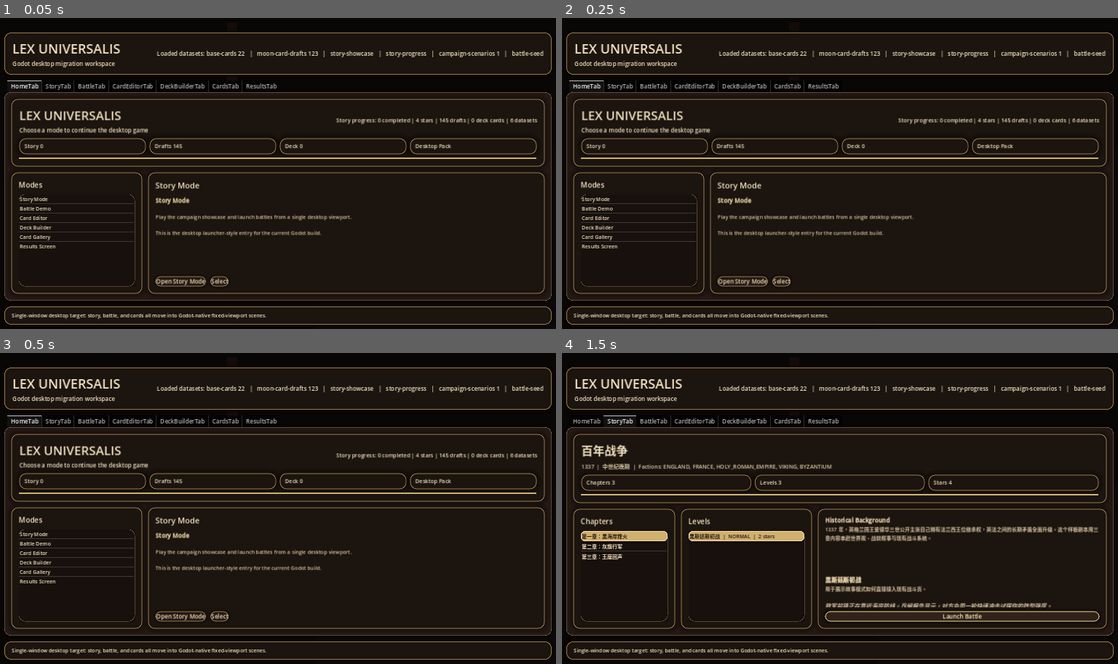
Above: before the commit, frames 1-4 (two rows, left to right).
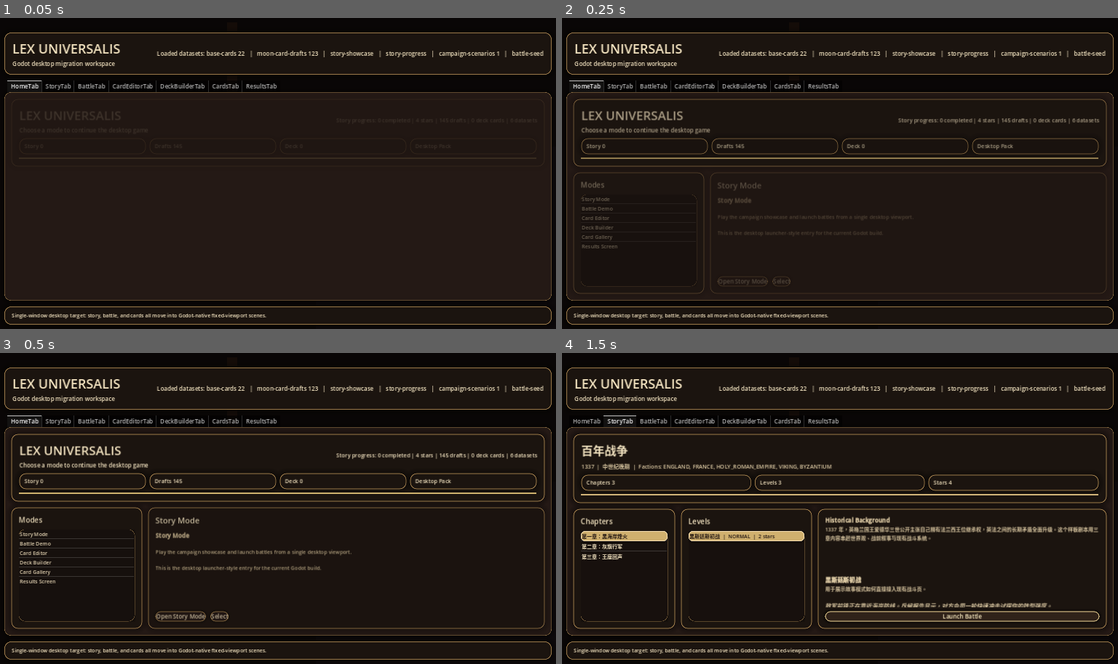
Above: after the commit, the same moments.

Repository: emptyinkpot/Lex-Universalis
Game: Godot game, scene res://scenes/Main.tscn
The game is run twice, just before and just after one commit, with the same random seed, the same clock (stepped at 60 frames per second) and the same inputs.
Inputs:
- Up to frame 1 (0.05 s): no input
- Up to frame 2 (0.25 s): no input
- Up to frame 3 (0.5 s): no input
- Up to frame 4 (1.5 s): click "Open Story Mode" at 0.5 s; click "Launch Battle" at 1.25 s

The runs differ from the first frame. In frame 1, 6.3% of the frame differs, in the area x 1-99%, y 25-89%; in frame 2, 4.1%; in frame 3, 0.3%; in frame 4, nothing differs.

Commit message:
feat: polish final desktop ui and card motion

Diff:
--- a/godot/scripts/battle_result_scene.gd
+++ b/godot/scripts/battle_result_scene.gd
@@ -11,9 +11,14 @@
 @onready var summary_label: RichTextLabel = get_node("Padding/Root/Body/LeftPanel/Padding/Summary")
 @onready var rewards_label: RichTextLabel = get_node("Padding/Root/Body/RightPanel/Padding/Rewards")
 @onready var button: Button = get_node("Padding/Root/Footer/ReturnButton")
+@onready var hero_panel: PanelContainer = get_node("Padding/Root/Hero")
+@onready var left_panel: PanelContainer = get_node("Padding/Root/Body/LeftPanel")
+@onready var right_panel: PanelContainer = get_node("Padding/Root/Body/RightPanel")
+@onready var footer_row: HBoxContainer = get_node("Padding/Root/Footer")
 
 func _ready() -> void:
 	button.pressed.connect(func() -> void: return_to_story.emit())
+	_play_intro()
 
 func setup_result(result_data: Dictionary) -> void:
 	var won := bool(result_data.get("won", false))
@@ -43,3 +48,23 @@
 		"\n".join(reward_lines) if not reward_lines.is_empty() else "- None",
 		", ".join(result_data.get("enemyDeck", [])),
 	]
+
+func _play_intro() -> void:
+	hero_panel.modulate = Color(1, 1, 1, 0)
+	hero_panel.scale = Vector2(0.985, 0.985)
+	left_panel.modulate = Color(1, 1, 1, 0)
+	left_panel.scale = Vector2(0.96, 0.96)
+	right_panel.modulate = Color(1, 1, 1, 0)
+	right_panel.scale = Vector2(0.96, 0.96)
+	footer_row.modulate = Color(1, 1, 1, 0)
+	footer_row.scale = Vector2(0.98, 0.98)
+	var tween := create_tween()
+	tween.set_parallel(true)
+	tween.tween_property(hero_panel, "modulate", Color(1, 1, 1, 1), 0.36)
+	tween.tween_property(hero_panel, "scale", Vector2.ONE, 0.4)
+	tween.tween_property(left_panel, "modulate", Color(1, 1, 1, 1), 0.44).set_delay(0.08)
+	tween.tween_property(left_panel, "scale", Vector2.ONE, 0.44).set_delay(0.08)
+	tween.tween_property(right_panel, "modulate", Color(1, 1, 1, 1), 0.48).set_delay(0.12)
+	tween.tween_property(right_panel, "scale", Vector2.ONE, 0.48).set_delay(0.12)
+	tween.tween_property(footer_row, "modulate", Color(1, 1, 1, 1), 0.34).set_delay(0.18)
+	tween.tween_property(footer_row, "scale", Vector2.ONE, 0.34).set_delay(0.18)
--- a/godot/scripts/battle_scene.gd
+++ b/godot/scripts/battle_scene.gd
@@ -47,6 +47,11 @@
 @onready var pile_label: Label = get_node("Root/BottomDock/DockPadding/DockBody/PileLabel")
 @onready var end_turn_button: Button = get_node("Root/BottomDock/DockPadding/DockBody/ActionRow/EndTurnButton")
 @onready var overlay_layer: Control = get_node("Overlay")
+@onready var top_bar: PanelContainer = get_node("Root/TopBar")
+@onready var hud_strip: HBoxContainer = get_node("Root/HUDStrip")
+@onready var battlefield_panel: PanelContainer = get_node("Root/Stage/Battlefield")
+@onready var side_rail: VBoxContainer = get_node("Root/Stage/SideRail")
+@onready var bottom_dock: PanelContainer = get_node("Root/BottomDock")
 
 func _ready() -> void:
 	data_loader = DATA_LOADER.new()
@@ -56,6 +61,7 @@
 	rules_label.text = "[b]Battle Rules[/b]\n- Click or drag a hand card to arm it.\n- Release over an enemy slot to resolve damage.\n- Counter slots reduce incoming damage once.\n- After playing a card, it moves to discard and a new card is drawn."
 	end_turn_button.pressed.connect(_on_end_turn_pressed)
 	_reset_battle_state()
+	_play_intro()
 
 func start_level(level_data: Dictionary) -> void:
 	active_level = level_data.duplicate(true)
@@ -100,6 +106,30 @@
 	hand_chip.text = "Hand %d | Draw %d" % [hand_cards.size(), draw_pile.size()]
 	board_chip.text = "Board %d v %d" % [live_player_units, live_enemy_units]
 	order_chip.text = "Order %s" % _build_selection_label()
+
+func _play_intro() -> void:
+	top_bar.modulate = Color(1, 1, 1, 0)
+	top_bar.scale = Vector2(0.99, 0.99)
+	hud_strip.modulate = Color(1, 1, 1, 0)
+	hud_strip.scale = Vector2(0.98, 0.98)
+	battlefield_panel.modulate = Color(1, 1, 1, 0)
+	battlefield_panel.scale = Vector2(0.98, 0.98)
+	side_rail.modulate = Color(1, 1, 1, 0)
+	side_rail.scale = Vector2(0.98, 0.98)
+	bottom_dock.modulate = Color(1, 1, 1, 0)
+	bottom_dock.scale = Vector2(0.98, 0.98)
+	var tween := create_tween()
+	tween.set_parallel(true)
+	tween.tween_property(top_bar, "modulate", Color(1, 1, 1, 1), 0.3)
+	tween.tween_property(top_bar, "scale", Vector2.ONE, 0.34)
+	tween.tween_property(hud_strip, "modulate", Color(1, 1, 1, 1), 0.34).set_delay(0.05)
+	tween.tween_property(hud_strip, "scale", Vector2.ONE, 0.34).set_delay(0.05)
+	tween.tween_property(battlefield_panel, "modulate", Color(1, 1, 1, 1), 0.38).set_delay(0.1)
+	tween.tween_property(battlefield_panel, "scale", Vector2.ONE, 0.38).set_delay(0.1)
+	tween.tween_property(side_rail, "modulate", Color(1, 1, 1, 1), 0.4).set_delay(0.14)
+	tween.tween_property(side_rail, "scale", Vector2.ONE, 0.4).set_delay(0.14)
+	tween.tween_property(bottom_dock, "modulate", Color(1, 1, 1, 1), 0.44).set_delay(0.18)
+	tween.tween_property(bottom_dock, "scale", Vector2.ONE, 0.44).set_delay(0.18)
 
 func _render_slots() -> void:
 	rendered_slot_nodes.clear()
--- a/godot/scripts/card_node.gd
+++ b/godot/scripts/card_node.gd
@@ -9,12 +9,18 @@
 var is_selected := false
 var is_dragging := false
 var base_position := Vector2.ZERO
+var hover_target_position := Vector2.ZERO
+var hover_target_scale := Vector2.ONE
+var hover_target_rotation := 0.0
+var hover_target_modulate := Color.WHITE
 
 func _ready() -> void:
 	mouse_entered.connect(_on_mouse_entered)
 	mouse_exited.connect(_on_mouse_exited)
 	gui_input.connect(_on_gui_input)
 	pivot_offset = size * 0.5
+	set_process(true)
+	position = base_position
 
 func setup(card: Dictionary) -> void:
 	card_data = card.duplicate(true)
@@ -29,6 +35,7 @@
 	var faction := str(card.get("faction", "NEUTRAL"))
 	var card_type := str(card.get("type", "CARD"))
 	var rarity := str(card.get("rarity", "BASE"))
+	var accent := _get_accent_color(card_type, faction, rarity)
 
 	title_label.text = str(card.get("name", "Unknown Card"))
 	meta_label.text = "%s  |  %s" % [faction, rarity]
@@ -47,17 +54,38 @@
 		stats.append("HP %s" % str(card.get("health")))
 	stat_label.text = "   ".join(stats)
 	tag_label.text = "%s CARD" % card_type
+	title_label.add_theme_color_override("font_color", Color("fff4d6"))
+	meta_label.add_theme_color_override("font_color", accent.lightened(0.2))
+	type_label.add_theme_color_override("font_color", accent)
+	stat_label.add_theme_color_override("font_color", accent.lightened(0.35))
+	tag_label.add_theme_color_override("font_color", Color("f4d9a2"))
+	art_label.add_theme_color_override("font_color", Color("fff2ca"))
 
 	add_theme_stylebox_override("panel", _build_style(card_type, faction))
+	var frame: PanelContainer = get_node("Frame")
+	var frame_style: StyleBox = frame.get_theme_stylebox("panel")
+	if frame_style is StyleBoxFlat:
+		var tuned := frame_style.duplicate() as StyleBoxFlat
+		tuned.border_color = accent
+		frame.add_theme_stylebox_override("panel", tuned)
 	_apply_selected_state(false)
+	hover_target_position = base_position
+	hover_target_scale = Vector2.ONE
+	hover_target_rotation = 0.0
+	hover_target_modulate = Color.WHITE
 
 func set_selected(value: bool) -> void:
 	is_selected = value
 	_apply_selected_state(value)
+	if not is_dragging:
+		hover_target_position = base_position + Vector2(0, -20 if value else 0)
+		hover_target_scale = Vector2.ONE * (1.04 if value else 1.0)
+		hover_target_rotation = 0.0
+		hover_target_modulate = Color(1, 1, 1, 1.0)
 
 func _apply_selected_state(value: bool) -> void:
 	var frame: PanelContainer = get_node("Frame")
-	var style := frame.get_theme_stylebox("panel")
+	var style: StyleBox = frame.get_theme_stylebox("panel")
 	if style is StyleBoxFlat:
 		var duplicated := style.duplicate() as StyleBoxFlat
 		duplicated.shadow_size = 24 if value else 12
@@ -80,20 +108,64 @@
 			is_dragging = false
 	elif event is InputEventMouseMotion and is_dragging:
 		drag_moved.emit(card_data, get_global_mouse_position())
+	elif event is InputEventMouseMotion:
+		_update_hover_tilt(event.position)
 
 func _on_mouse_entered() -> void:
 	var target_position := base_position + Vector2(0, -18 if not is_selected else -28)
-	_animate_to(target_position, Vector2.ONE * (1.03 if not is_selected else 1.05), 0.12)
+	hover_target_position = target_position
+	hover_target_scale = Vector2.ONE * (1.03 if not is_selected else 1.05)
+	hover_target_rotation = rotation
+	hover_target_modulate = Color(1, 1, 1, 1.0)
 
 func _on_mouse_exited() -> void:
-	var target_position := base_position + Vector2(0, -20 if is_selected else 0)
-	_animate_to(target_position, Vector2.ONE, 0.12)
+	hover_target_position = base_position + Vector2(0, -20 if is_selected else 0)
+	hover_target_scale = Vector2.ONE * (1.04 if is_selected else 1.0)
+	hover_target_rotation = 0.0
+	hover_target_modulate = Color(1, 1, 1, 1.0)
 
 func _animate_to(target_position: Vector2, target_scale: Vector2, duration: float) -> void:
 	var tween := create_tween()
 	tween.set_parallel(true)
 	tween.tween_property(self, "position", target_position, duration)
 	tween.tween_property(self, "scale", target_scale, duration)
+
+func _process(delta: float) -> void:
+	if is_dragging:
+		return
+	position = position.lerp(hover_target_position, minf(1.0, delta * 12.0))
+	scale = scale.lerp(hover_target_scale, minf(1.0, delta * 12.0))
+	rotation = lerpf(rotation, hover_target_rotation, minf(1.0, delta * 10.0))
+	modulate = modulate.lerp(hover_target_modulate, minf(1.0, delta * 12.0))
+
+func _update_hover_tilt(mouse_position: Vector2) -> void:
+	var center: Vector2 = size * 0.5
+	if center == Vector2.ZERO:
+		return
+	var normalized_x: float = clampf((mouse_position.x - center.x) / maxf(1.0, size.x * 0.5), -1.0, 1.0)
+	hover_target_rotation = normalized_x * 0.07
+
+func _get_accent_color(card_type: String, faction: String, rarity: String) -> Color:
+	var color := Color("d2b27d")
+	if card_type == "TACTIC":
+		color = Color("78d2c5")
+	elif card_type == "BUILDING":
+		color = Color("d7a466")
+	elif card_type == "UNIT":
+		color = Color("e7c56e")
+	if rarity == "RARE":
+		color = color.lightened(0.15)
+	elif rarity == "EPIC":
+		color = Color("d3a6ff")
+	if faction == "FRANCE":
+		color = Color("7ea3ff")
+	elif faction == "ENGLAND":
+		color = Color("e48d6f")
+	elif faction == "VIKING":
+		color = Color("86c9e8")
+	elif faction == "BYZANTIUM":
+		color = Color("b997ff")
+	return color
 
 func _build_style(card_type: String, faction: String) -> StyleBoxFlat:
 	var style := StyleBoxFlat.new()
--- a/godot/scripts/home_scene.gd
+++ b/godot/scripts/home_scene.gd
@@ -12,6 +12,9 @@
 @onready var editor_chip: Label = get_node("Padding/Root/Hero/HeroPadding/HeroStack/InfoStrip/EditorChip/Padding/Label")
 @onready var deck_chip: Label = get_node("Padding/Root/Hero/HeroPadding/HeroStack/InfoStrip/DeckChip/Padding/Label")
 @onready var build_chip: Label = get_node("Padding/Root/Hero/HeroPadding/HeroStack/InfoStrip/BuildChip/Padding/Label")
+@onready var hero_panel: PanelContainer = get_node("Padding/Root/Hero")
+@onready var mode_panel: PanelContainer = get_node("Padding/Root/Content/ModePanel")
+@onready var detail_panel: PanelContainer = get_node("Padding/Root/Content/DetailPanel")
 
 var data_loader: RefCounted
 var story_progress: Dictionary = {}
@@ -60,6 +63,7 @@
 	refresh_home()
 	_populate_modes()
 	_select_mode(0)
+	_play_intro()
 
 func refresh_home() -> void:
 	story_progress = data_loader.load_story_progress()
@@ -104,3 +108,19 @@
 
 func _on_secondary_pressed() -> void:
 	open_page.emit(selected_mode_id)
+
+func _play_intro() -> void:
+	hero_panel.modulate = Color(1, 1, 1, 0)
+	hero_panel.scale = Vector2(0.985, 0.985)
+	mode_panel.modulate = Color(1, 1, 1, 0)
+	mode_panel.scale = Vector2(0.96, 0.96)
+	detail_panel.modulate = Color(1, 1, 1, 0)
+	detail_panel.scale = Vector2(0.96, 0.96)
+	var tween := create_tween()
+	tween.set_parallel(true)
+	tween.tween_property(hero_panel, "modulate", Color(1, 1, 1, 1), 0.38)
+	tween.tween_property(hero_panel, "scale", Vector2.ONE, 0.42)
+	tween.tween_property(mode_panel, "modulate", Color(1, 1, 1, 1), 0.46).set_delay(0.08)
+	tween.tween_property(mode_panel, "scale", Vector2.ONE, 0.46).set_delay(0.08)
+	tween.tween_property(detail_panel, "modulate", Color(1, 1, 1, 1), 0.5).set_delay(0.12)
+	tween.tween_property(detail_panel, "scale", Vector2.ONE, 0.5).set_delay(0.12)
--- a/godot/scripts/story_mode_scene.gd
+++ b/godot/scripts/story_mode_scene.gd
@@ -21,6 +21,10 @@
 @onready var chapter_chip: Label = get_node("Padding/Root/Hero/HeroPadding/HeroStack/InfoStrip/ChapterChip/Padding/Label")
 @onready var level_chip: Label = get_node("Padding/Root/Hero/HeroPadding/HeroStack/InfoStrip/LevelChip/Padding/Label")
 @onready var progress_chip: Label = get_node("Padding/Root/Hero/HeroPadding/HeroStack/InfoStrip/ProgressChip/Padding/Label")
+@onready var hero_panel: PanelContainer = get_node("Padding/Root/Hero")
+@onready var left_panel: PanelContainer = get_node("Padding/Root/Content/LeftPanel")
+@onready var middle_panel: PanelContainer = get_node("Padding/Root/Content/MiddlePanel")
+@onready var right_panel: PanelContainer = get_node("Padding/Root/Content/RightPanel")
 
 func _ready() -> void:
 	data_loader = DATA_LOADER.new()
@@ -30,6 +34,7 @@
 	_apply_theme()
 	launch_button.pressed.connect(_on_launch_button_pressed)
 	_render_story()
+	_play_intro()
 
 func _apply_theme() -> void:
 	scenario_title.add_theme_color_override("font_color", Color("f1e2bf"))
@@ -152,3 +157,23 @@
 func refresh_progress() -> void:
 	progress = data_loader.load_story_progress()
 	_render_story()
+
+func _play_intro() -> void:
+	hero_panel.modulate = Color(1, 1, 1, 0)
+	hero_panel.scale = Vector2(0.985, 0.985)
+	left_panel.modulate = Color(1, 1, 1, 0)
+	left_panel.scale = Vector2(0.96, 0.96)
+	middle_panel.modulate = Color(1, 1, 1, 0)
+	middle_panel.scale = Vector2(0.96, 0.96)
+	right_panel.modulate = Color(1, 1, 1, 0)
+	right_panel.scale = Vector2(0.96, 0.96)
+	var tween := create_tween()
+	tween.set_parallel(true)
+	tween.tween_property(hero_panel, "modulate", Color(1, 1, 1, 1), 0.38)
+	tween.tween_property(hero_panel, "scale", Vector2.ONE, 0.42)
+	tween.tween_property(left_panel, "modulate", Color(1, 1, 1, 1), 0.46).set_delay(0.06)
+	tween.tween_property(left_panel, "scale", Vector2.ONE, 0.46).set_delay(0.06)
+	tween.tween_property(middle_panel, "modulate", Color(1, 1, 1, 1), 0.5).set_delay(0.1)
+	tween.tween_property(middle_panel, "scale", Vector2.ONE, 0.5).set_delay(0.1)
+	tween.tween_property(right_panel, "modulate", Color(1, 1, 1, 1), 0.54).set_delay(0.14)
+	tween.tween_property(right_panel, "scale", Vector2.ONE, 0.54).set_delay(0.14)
